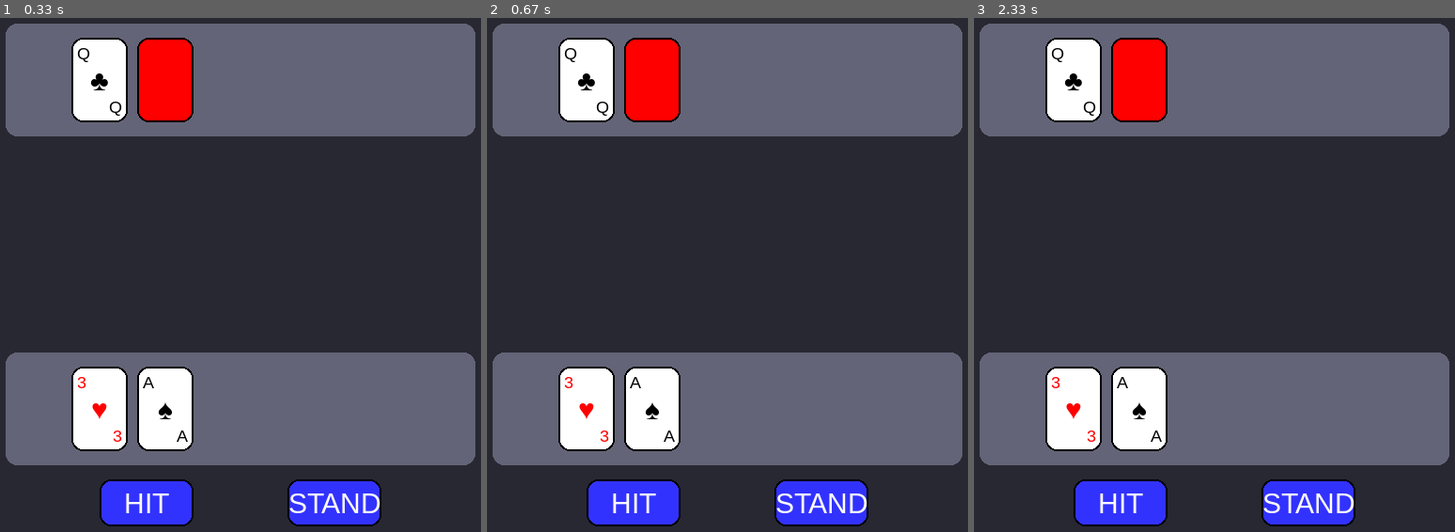
Above: before the commit, frames 1-3 (left to right).
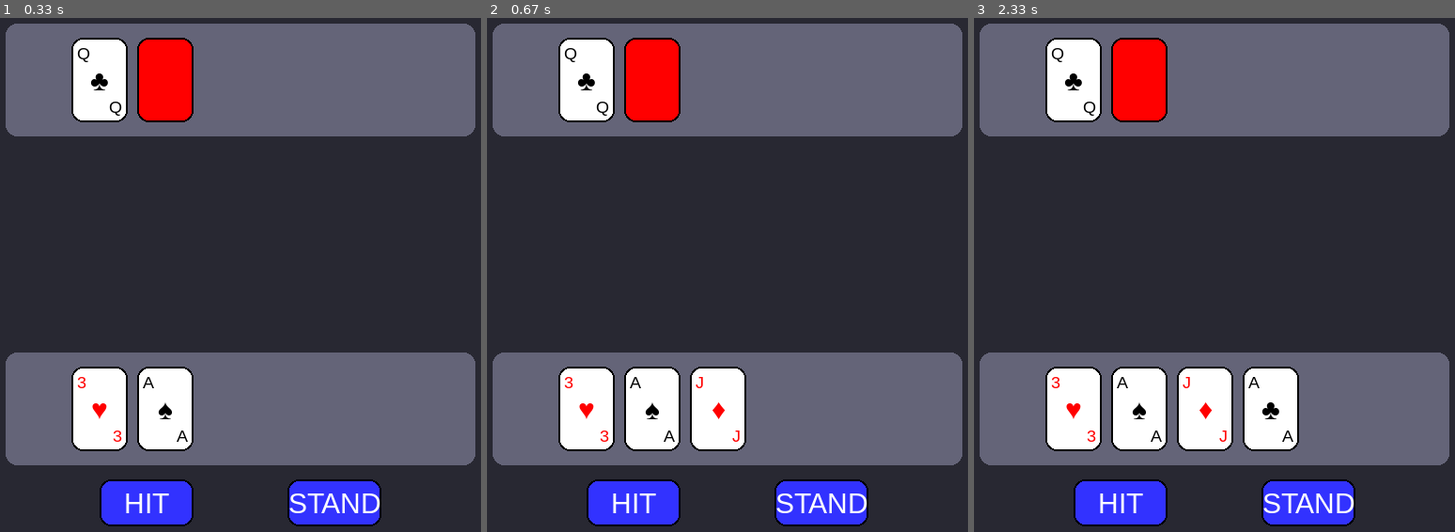
Above: after the commit, the same moments.

Repository: jeomarisaez/pygame-blackjack
Game: pygame game, started from main.py
Same seed, same stepped clock (60 frames per second), same inputs: the game is played once before the commit and once after it.
Inputs:
- Up to frame 1 (0.33 s): no input
- Up to frame 2 (0.67 s): click "HIT" at 0.38 s
- Up to frame 3 (2.33 s): click "STAND" at 0.72 s; click "HIT" at 2.05 s

Frame 1 is identical in both runs. In frame 2, 1.9% of the frame differs, in the area x 42-54%, y 67-85%; in frame 3, 3.8%, in the area x 42-68%, y 67-85%.

Commit message:
feat: added hit button functionality

Diff:
--- a/core/game.py
+++ b/core/game.py
@@ -10,13 +10,15 @@
         self.deck = Deck()
         self.player = Player()
         self.dealer = Dealer()
+
         self.player_list = [self.player, self.dealer]
         self.turn_manager = TurnManager(self.player_list)
 
+        self.current_player = None
+        self.player_turn_active = False
+
         self.set_up_game()
-
-        # while not self.game_over:
-        #     self.play_turn()
+        self.play_turn()
 
     def set_up_game(self):
         self.distribute_starting_cards()
@@ -29,39 +31,14 @@
         self.print_hands(self.player.hand.cards)
 
     def play_turn(self):
-        current_player = self.turn_manager.start_turn()
+        self.current_player = self.turn_manager.start_turn()
 
         # dealer logic handler
-        if isinstance(current_player, Dealer):
-            self.handle_dealer_turn(current_player)
+        if isinstance(self.current_player, Dealer):
+            self.handle_dealer_turn(self.current_player)
             return
 
-        # turn_active = True
-
-        # while turn_active:
-        #     action = self.turn_manager.ask_choice()
-        #     match action:
-        #         case Choice.HIT:
-        #             self.hit(current_player)
-
-        #             current_value = current_player.hand.get_value
-        #             print(f"Value: {current_value}")
-
-        #             self.print_hands(current_player.hand.cards)
-
-        #             if current_value > 21:
-        #                 print("You busted!")
-        #                 turn_active = False
-        #                 self.game_over = True
-
-
-        #         case Choice.STAND:
-        #             self.stand(current_player)
-        #             turn_active = False
-
-        # self.turn_manager.end_turn()
-
-        # while action is None:
+        self.player_turn_active = True
 
 
     def handle_dealer_turn(self, dealer):
--- a/core/game_manager.py
+++ b/core/game_manager.py
@@ -30,10 +30,10 @@
                     self.running = False
                 if event.type == pygame.MOUSEBUTTONDOWN:
                     if self.game_ui.buttonUI.clicked("hit", event.pos):
-                        # self.game.player.hit()
+                        self.game.hit(self.game.current_player)
                         print("hit pressed")
                     if self.game_ui.buttonUI.clicked("stand", event.pos):
-                        # self.game.player.stand()
+                        self.game.stand(self.game.current_player)
                         print("stand pressed")
 
 
--- a/ui/card.py
+++ b/ui/card.py
@@ -9,7 +9,6 @@
     BLACK = (0,0,0)
     RED = (255,0,0)
     BLUE = (50,50,255)
-
 
     CARD_SIZE = (60, 90)
 
